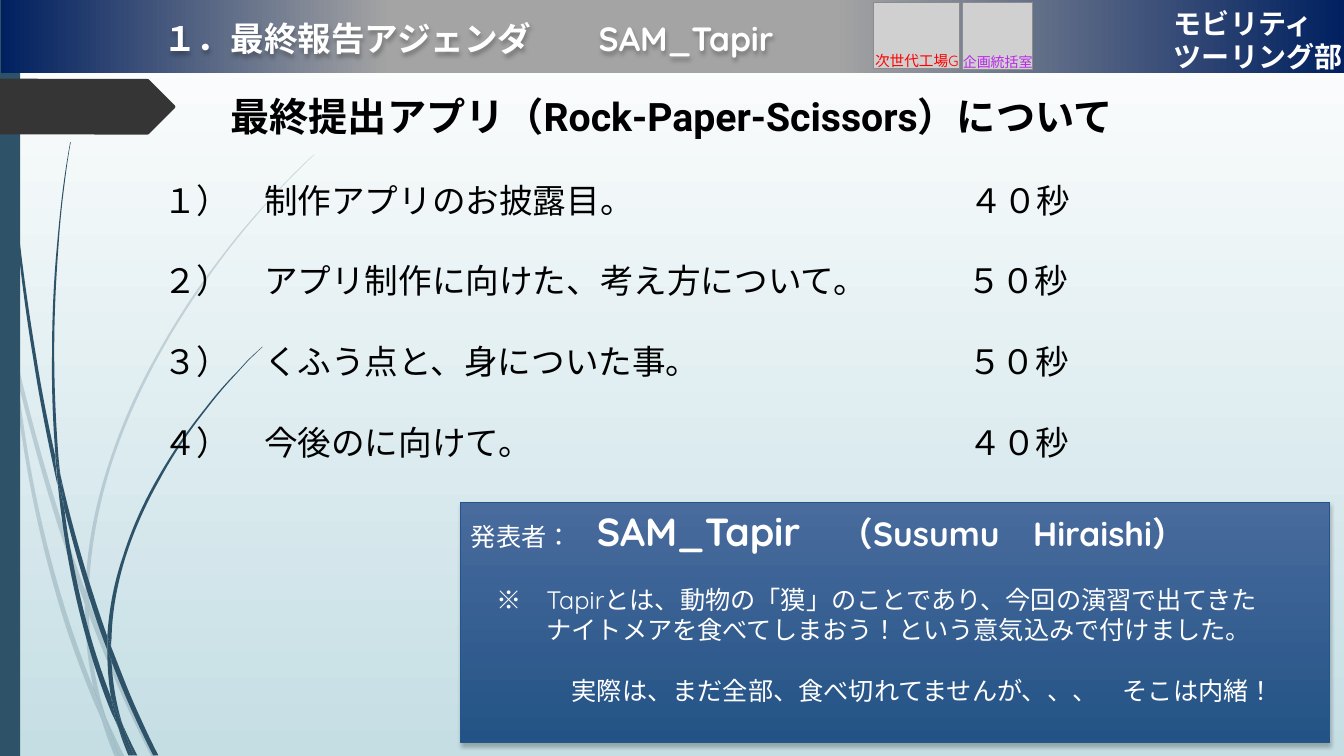
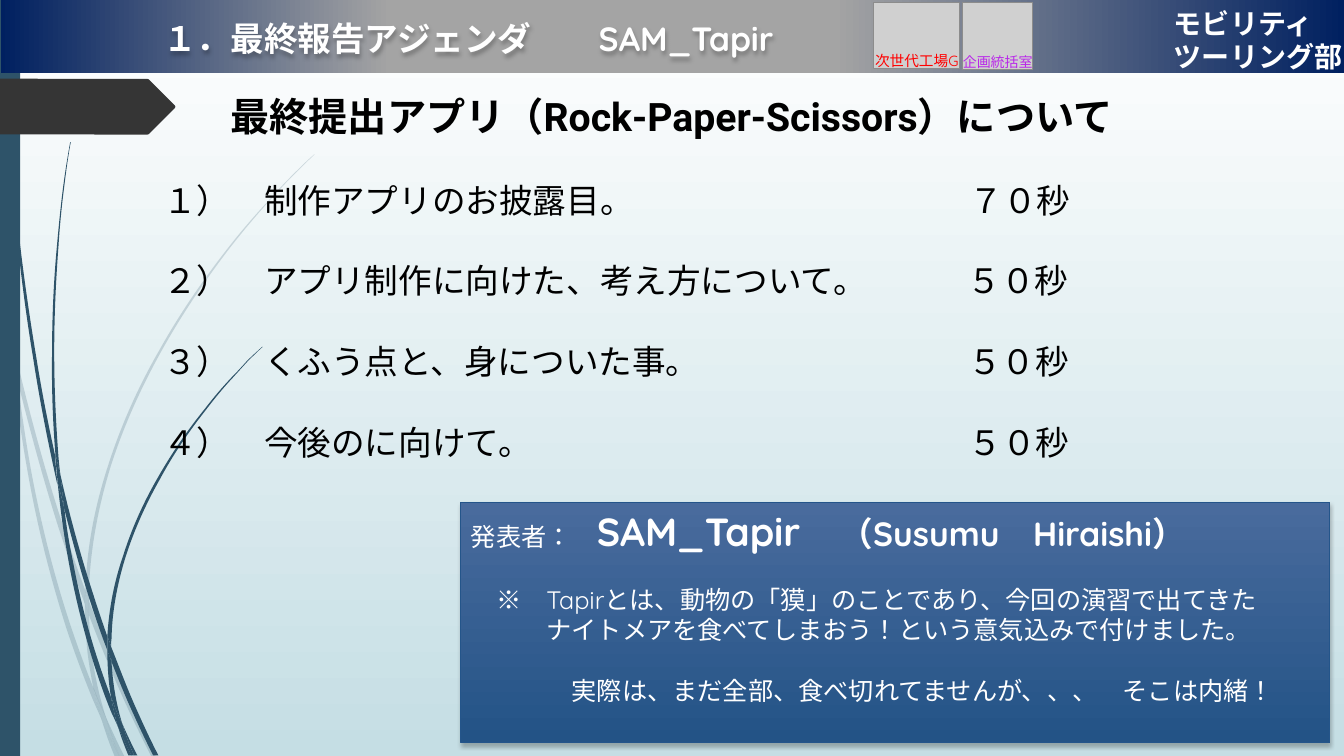
Before and after one commit to Susumu-Hiraishi/DIG_Work, a slide deck: slide 1 of DIG-Foundations/最終報告資料.pptx. Drawn at 1344x756 pixels with LibreOffice and Linux fonts; fonts in the diff are those of the drawing; grey boxes stand for pictures; background and template pictures are left out. Boxes give left, top, right and bottom in pixels: in the first picture for what was removed or moved away, otherwise in the second. Text is boxed around its words. In the diff, an @@ line names an element or a change of style, - is before the commit and + after.

```diff
--- a/DIG-Foundations/最終報告資料.pptx
+++ b/DIG-Foundations/最終報告資料.pptx
@@ text at bbox=[163, 184, 1071, 216]: text changed @@
-１） 制作アプリのお披露目。 ４０秒
+１） 制作アプリのお披露目。 ７０秒
@@ text at bbox=[163, 420, 1070, 464]: text changed @@
-４） 今後のに向けて。 ４０秒
+４） 今後のに向けて。 ５０秒
```
Also in this commit, not shown: 7 other files.
